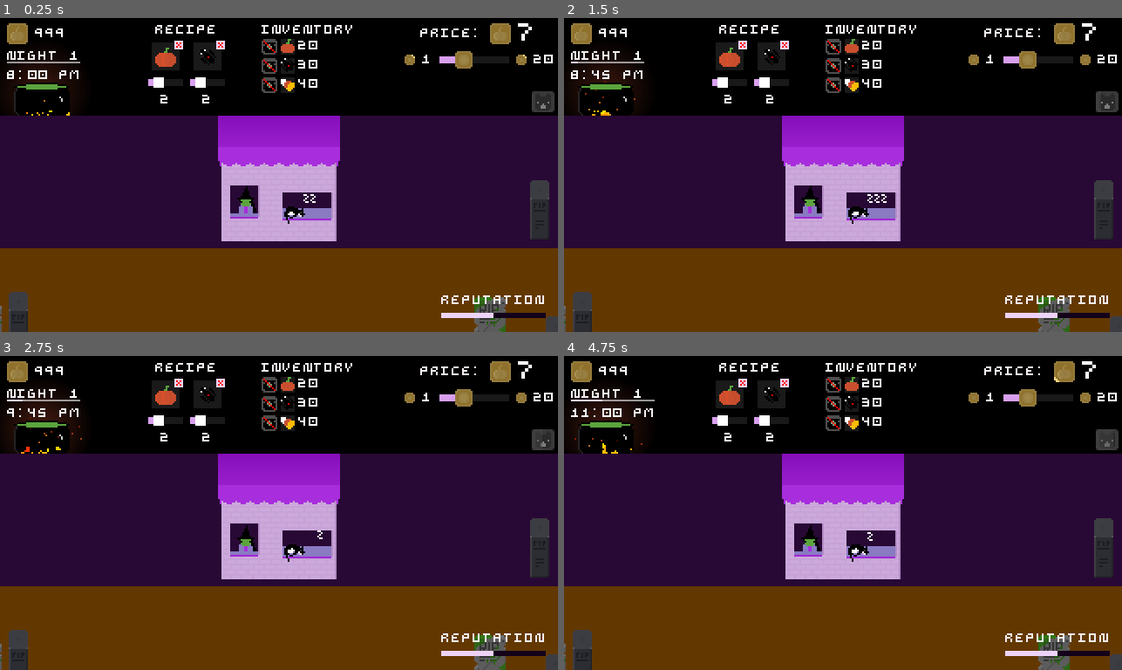
Above: before the commit, frames 1-4 (two rows, left to right).
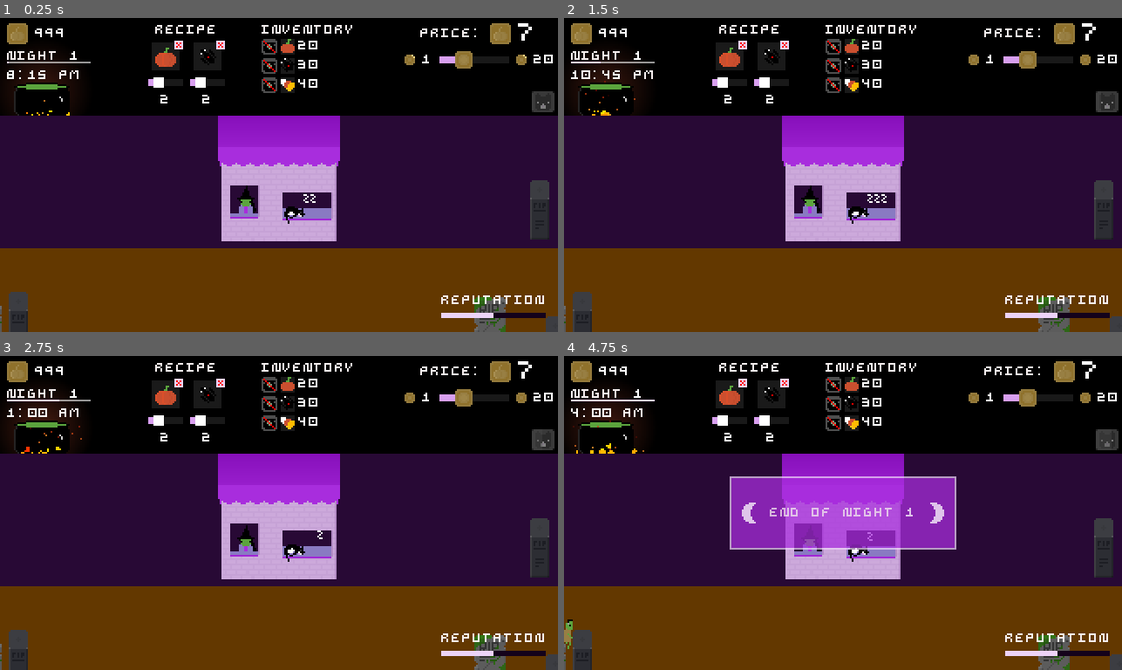
Above: after the commit, the same moments.

Repository: ehj37/Godot-Wild-Jam-92
Game: Godot game, scene res://night.tscn
Same seed, same stepped clock (60 frames per second), same inputs: the game is played once before the commit and once after it. Sound files missing from this copy of the repository are replaced by a short silence.
Inputs (mouse positions are in pixels of both pictures, inside the frame that each line leads up to):
- Up to frame 1 (0.25 s): no input
- Up to frame 2 (1.5 s): click (742, 46) at 0.52 s; click (742, 46) at 1.27 s
- Up to frame 3 (2.75 s): click (178, 384) at 2.02 s
- Up to frame 4 (4.75 s): move the mouse to (965, 497) at 2.77 s; click (965, 497) at 2.92 s; move the mouse to (731, 528) at 3.52 s; click (731, 528) at 3.67 s; move the mouse to (898, 443) at 4.27 s; click (898, 443) at 4.42 s

The runs differ from the first frame. In frame 1, less than 0.1% of the frame differs, in the area x 1-17%, y 13-20%; in frame 2, 0.2%; in frame 3, 0.1%; in frame 4, 8.2%, in the area x 0-89%, y 6-94%.

Commit message:
Add upcoming night preview overlay

Diff:
--- a/scenes/activity_log_widget/log_entries/customer_feedback_entry/customer_feedback_entry.tscn
+++ b/scenes/activity_log_widget/log_entries/customer_feedback_entry/customer_feedback_entry.tscn
@@ -2,9 +2,9 @@
 
 [ext_resource type="Theme" uid="uid://cs413tywp86m5" path="res://themes/arne.tres" id="1_2v8l1"]
 [ext_resource type="Script" uid="uid://8cgrwdyu7h1s" path="res://scenes/activity_log_widget/log_entries/customer_feedback_entry/customer_feedback_entry.gd" id="1_mx82c"]
-[ext_resource type="PackedScene" uid="uid://ducpr603fuubk" path="res://scenes/activity_log_widget/log_entries/customer_icon/frank_icon.tscn" id="3_mj4xy"]
-[ext_resource type="PackedScene" uid="uid://b80lbgas3ddb" path="res://scenes/activity_log_widget/log_entries/customer_icon/skelly_icon.tscn" id="4_0agca"]
-[ext_resource type="PackedScene" uid="uid://fmd5giqhlfs3" path="res://scenes/activity_log_widget/log_entries/customer_icon/phantom_icon.tscn" id="5_6r4am"]
+[ext_resource type="PackedScene" uid="uid://ducpr603fuubk" path="res://scenes/customer_icon/frank_icon.tscn" id="3_mj4xy"]
+[ext_resource type="PackedScene" uid="uid://b80lbgas3ddb" path="res://scenes/customer_icon/skelly_icon.tscn" id="4_0agca"]
+[ext_resource type="PackedScene" uid="uid://fmd5giqhlfs3" path="res://scenes/customer_icon/phantom_icon.tscn" id="5_6r4am"]
 
 [node name="CustomerFeedbackEntry" type="HBoxContainer" unique_id=1025627229]
 theme = ExtResource("1_2v8l1")
--- a/scenes/activity_log_widget/log_entries/customer_tip_entry/customer_tip_entry.tscn
+++ b/scenes/activity_log_widget/log_entries/customer_tip_entry/customer_tip_entry.tscn
@@ -2,9 +2,9 @@
 
 [ext_resource type="Theme" uid="uid://cs413tywp86m5" path="res://themes/arne.tres" id="1_smd76"]
 [ext_resource type="Script" uid="uid://dd1xokootg3jb" path="res://scenes/activity_log_widget/log_entries/customer_tip_entry/customer_tip_entry.gd" id="1_vb6bq"]
-[ext_resource type="PackedScene" uid="uid://ducpr603fuubk" path="res://scenes/activity_log_widget/log_entries/customer_icon/frank_icon.tscn" id="2_5yxdr"]
-[ext_resource type="PackedScene" uid="uid://fmd5giqhlfs3" path="res://scenes/activity_log_widget/log_entries/customer_icon/phantom_icon.tscn" id="3_26kha"]
-[ext_resource type="PackedScene" uid="uid://b80lbgas3ddb" path="res://scenes/activity_log_widget/log_entries/customer_icon/skelly_icon.tscn" id="4_smd76"]
+[ext_resource type="PackedScene" uid="uid://ducpr603fuubk" path="res://scenes/customer_icon/frank_icon.tscn" id="2_5yxdr"]
+[ext_resource type="PackedScene" uid="uid://fmd5giqhlfs3" path="res://scenes/customer_icon/phantom_icon.tscn" id="3_26kha"]
+[ext_resource type="PackedScene" uid="uid://b80lbgas3ddb" path="res://scenes/customer_icon/skelly_icon.tscn" id="4_smd76"]
 [ext_resource type="PackedScene" uid="uid://dfdmsr7q5s2fc" path="res://scenes/mini_coin_icon/mini_coin_icon.tscn" id="6_n4rv7"]
 
 [node name="CustomerTipEntry" type="HBoxContainer" unique_id=1690452898]
--- a/scenes/main_menu/main_menu.gd
+++ b/scenes/main_menu/main_menu.gd
@@ -2,6 +2,8 @@
 
 @onready var _night_packed_scene: PackedScene = preload("res://night.tscn")
 @onready var _main_buttons: VBoxContainer = $MainButtons
+@onready var _start_button: Button = $MainButtons/StartButton
+@onready var _settings_button: Button = $MainButtons/SettingsButton
 @onready var _settings_container: VBoxContainer = $SettingsContainer
 
 
@@ -9,8 +11,15 @@
 	_main_buttons.visible = true
 	_settings_container.visible = false
 
+	_start_button.disabled = true
+	_settings_button.disabled = true
+
 	ScreenFadeManager.fade_in()
 	MusicManager.fade_music_in(MusicManager.Song.SHOP)
+	await ScreenFadeManager.fade_complete
+
+	_start_button.disabled = false
+	_settings_button.disabled = false
 
 
 func _on_start_button_pressed() -> void:
@@ -20,7 +29,7 @@
 	ScreenFadeManager.fade_out()
 	MusicManager.fade_music_out(MusicManager.Song.SHOP)
 
-	await MusicManager.fade_complete
+	await ScreenFadeManager.fade_complete
 
 	var night: Night = _night_packed_scene.instantiate()
 	# Dunno how I feel about the TimeManager owning the night number. Whatever.
--- /dev/null
+++ b/scenes/night_transition_screen/calendar_button/calendar_button.tscn
@@ -0,0 +1,10 @@
+[gd_scene format=3 uid="uid://484sxre6ubqf"]
+
+[ext_resource type="Texture2D" uid="uid://0kbrxufkci8i" path="res://scenes/night_transition_screen/calendar_button/calendar_button.png" id="1_76i06"]
+[ext_resource type="Texture2D" uid="uid://c3nm52fpg3igb" path="res://scenes/night_transition_screen/calendar_button/calendar_button_pressed.png" id="2_e62v1"]
+[ext_resource type="Texture2D" uid="uid://dfmc8phkl62rf" path="res://scenes/night_transition_screen/calendar_button/calendar_button_hover.png" id="3_qec7t"]
+
+[node name="CalendarButton" type="TextureButton" unique_id=12754338]
+texture_normal = ExtResource("1_76i06")
+texture_pressed = ExtResource("2_e62v1")
+texture_hover = ExtResource("3_qec7t")
--- a/scenes/night_transition_screen/night_transition_screen.gd
+++ b/scenes/night_transition_screen/night_transition_screen.gd
@@ -17,6 +17,9 @@
 }
 
 # I should probably break this up. Will I? Probably not.
+@onready var _calendar_button: TextureButton = $CalendarButton
+@onready var _upcoming_night_overlay: UpcomingNightOverlay = $UpcomingNightOverlay
+
 # PREVIOUS NIGHT SUMMARY
 @onready var _previous_night_summary: CenterContainer = $PreviousNightSummary
 @onready var _night_number_label: Label = get_node(
@@ -113,10 +116,11 @@
 	if night_number < NightManager.MAX_NIGHT_NUMBER:
 		_shop_button.visible = true
 		_continue_button.visible = false
+		_calendar_button.visible = true
 	else:
 		_shop_button.visible = false
 		_continue_button.visible = true
-
+		_calendar_button.visible = false
 		var cups_sold: int = 0
 		for i: int in range(NightManager.MAX_NIGHT_NUMBER):
 			var night_stats_i: StatsManager.NightStats = StatsManager.get_night_stats(i)
@@ -124,6 +128,8 @@
 
 		_final_cups_sold_quantity_label.text = str(cups_sold)
 		_final_coins_quantity_label.text = str(InventoryManager.get_coins())
+
+	_upcoming_night_overlay.visible = false
 
 	_cups_sold_quantity_label.text = str(night_stats.cups_sold)
 	_coins_earned_quantity_label.text = str(night_stats.coins_earned)
@@ -238,3 +244,7 @@
 
 	_coins_remaining_quantity_label.text = str(InventoryManager.get_coins() - _get_order_cost())
 	_max_cups_quantity_label.text = str(_get_max_cups())
+
+
+func _on_calendar_button_pressed() -> void:
+	_upcoming_night_overlay.visible = true
--- a/scenes/night_transition_screen/night_transition_screen.tscn
+++ b/scenes/night_transition_screen/night_transition_screen.tscn
@@ -11,6 +11,8 @@
 [ext_resource type="PackedScene" uid="uid://c1cc3m0x0dym2" path="res://scenes/recipe_widget/recipe_widget.tscn" id="9_nn3cd"]
 [ext_resource type="PackedScene" uid="uid://cj7gg48qa5vm3" path="res://scenes/inventory_widget/inventory_slot.tscn" id="10_3fs7h"]
 [ext_resource type="PackedScene" uid="uid://db5jyn5c8xt40" path="res://scenes/reputation_widget/reputation_widget.tscn" id="11_pbtus"]
+[ext_resource type="PackedScene" uid="uid://484sxre6ubqf" path="res://scenes/night_transition_screen/calendar_button/calendar_button.tscn" id="12_h5tu1"]
+[ext_resource type="PackedScene" uid="uid://dckevdg1q0na8" path="res://scenes/night_transition_screen/upcoming_night_overlay/upcoming_night_overlay.tscn" id="13_5udxb"]
 
 [sub_resource type="StyleBoxFlat" id="StyleBoxFlat_3fs7h"]
 bg_color = Color(0.09803922, 0.09803922, 0.09803922, 0.39215687)
@@ -440,9 +442,19 @@
 [node name="ReputationWidget" parent="EndOfGameContainer/VBoxContainer" unique_id=29683973 instance=ExtResource("11_pbtus")]
 layout_mode = 2
 
+[node name="CalendarButton" parent="." unique_id=12754338 instance=ExtResource("12_h5tu1")]
+layout_mode = 0
+offset_left = 3.0
+offset_top = 169.0
+offset_right = 11.0
+offset_bottom = 177.0
+
+[node name="UpcomingNightOverlay" parent="." unique_id=1573610704 instance=ExtResource("13_5udxb")]
+
 [connection signal="pressed" from="PreviousNightSummary/VBoxContainer/ShopButton" to="." method="_on_shop_button_pressed"]
 [connection signal="pressed" from="PreviousNightSummary/VBoxContainer/ContinueButton" to="." method="_on_continue_button_pressed"]
 [connection signal="quantity_changed" from="NextNightSetupContainer/VBoxContainer/UpperSectionContainer/ShopContainer/PanelContainer/IngredientContainer/OrderedColumn/PumpkinOrderedWidget" to="." method="_on_ordered_quantity_changed"]
 [connection signal="quantity_changed" from="NextNightSetupContainer/VBoxContainer/UpperSectionContainer/ShopContainer/PanelContainer/IngredientContainer/OrderedColumn/SpiderOrderedWidget" to="." method="_on_ordered_quantity_changed"]
 [connection signal="quantity_changed" from="NextNightSetupContainer/VBoxContainer/UpperSectionContainer/ShopContainer/PanelContainer/IngredientContainer/OrderedColumn/CornOrderedWidget" to="." method="_on_ordered_quantity_changed"]
 [connection signal="pressed" from="NextNightSetupContainer/VBoxContainer/StartNightButton" to="." method="_on_start_night_button_pressed"]
+[connection signal="pressed" from="CalendarButton" to="." method="_on_calendar_button_pressed"]
--- /dev/null
+++ b/scenes/night_transition_screen/upcoming_night_overlay/night_preview/night_preview.gd
@@ -0,0 +1,65 @@
+class_name NightPreview
+
+extends VBoxContainer
+
+enum SpawnAmount { MANY, SOME, NONE }
+
+# Hardcoding these all hurts my soul, but is what it is.
+const _NIGHT_NUMBER_TO_FRANK_SPAWN_AMOUNT: Dictionary = {
+	1: SpawnAmount.MANY,
+	2: SpawnAmount.MANY,
+	3: SpawnAmount.SOME,
+	4: SpawnAmount.SOME,
+	5: SpawnAmount.MANY,
+	6: SpawnAmount.NONE,
+	7: SpawnAmount.MANY,
+}
+const _NIGHT_NUMBER_TO_SKELLY_SPAWN_AMOUNT: Dictionary = {
+	1: SpawnAmount.SOME,
+	2: SpawnAmount.NONE,
+	3: SpawnAmount.MANY,
+	4: SpawnAmount.SOME,
+	5: SpawnAmount.NONE,
+	6: SpawnAmount.MANY,
+	7: SpawnAmount.MANY,
+}
+const _NIGHT_NUMBER_TO_PHANTOM_SPAWN_AMOUNT: Dictionary = {
+	1: SpawnAmount.NONE,
+	2: SpawnAmount.SOME,
+	3: SpawnAmount.MANY,
+	4: SpawnAmount.SOME,
+	5: SpawnAmount.MANY,
+	6: SpawnAmount.MANY,
+	7: SpawnAmount.MANY,
+}
+
+var night_number: int
+
+@onready var _night_number_label: Label = $HeaderLabelContainer/NightNumberLabel
+@onready var _frank_spawn_amount_label: Label = $FrankRow/SpawnAmountLabel
+@onready var _skelly_spawn_amount_label: Label = $SkellyRow/SpawnAmountLabel
+@onready var _phantom_spawn_amount_label: Label = $PhantomRow/SpawnAmountLabel
+
+
+func _ready() -> void:
+	_night_number_label.text = str(night_number)
+
+	var frank_spawn_amount: SpawnAmount = _NIGHT_NUMBER_TO_FRANK_SPAWN_AMOUNT.get(night_number)
+	_frank_spawn_amount_label.text = _spawn_amount_to_text(frank_spawn_amount)
+	var skelly_spawn_amount: SpawnAmount = _NIGHT_NUMBER_TO_SKELLY_SPAWN_AMOUNT.get(night_number)
+	_skelly_spawn_amount_label.text = _spawn_amount_to_text(skelly_spawn_amount)
+	var phantom_spawn_amount: SpawnAmount = _NIGHT_NUMBER_TO_PHANTOM_SPAWN_AMOUNT.get(night_number)
+	_phantom_spawn_amount_label.text = _spawn_amount_to_text(phantom_spawn_amount)
+
+
+func _spawn_amount_to_text(spawn_amount: SpawnAmount) -> String:
+	var text: String
+	match spawn_amount:
+		SpawnAmount.MANY:
+			text = "MANY"
+		SpawnAmount.SOME:
+			text = "SOME"
+		SpawnAmount.NONE:
+			text = "NONE"
+
+	return text
--- /dev/null
+++ b/scenes/night_transition_screen/upcoming_night_overlay/night_preview/night_preview.tscn
@@ -0,0 +1,57 @@
+[gd_scene format=3 uid="uid://c0hjq88x5135e"]
+
+[ext_resource type="Theme" uid="uid://cs413tywp86m5" path="res://themes/arne.tres" id="1_cjpwu"]
+[ext_resource type="Script" uid="uid://dvlaaxd08lqri" path="res://scenes/night_transition_screen/upcoming_night_overlay/night_preview/night_preview.gd" id="1_i33x0"]
+[ext_resource type="PackedScene" uid="uid://ducpr603fuubk" path="res://scenes/customer_icon/frank_icon.tscn" id="3_c41e2"]
+[ext_resource type="PackedScene" uid="uid://b80lbgas3ddb" path="res://scenes/customer_icon/skelly_icon.tscn" id="4_4b12p"]
+[ext_resource type="PackedScene" uid="uid://fmd5giqhlfs3" path="res://scenes/customer_icon/phantom_icon.tscn" id="5_4ctby"]
+
+[node name="NightPreview" type="VBoxContainer" unique_id=795955593]
+theme = ExtResource("1_cjpwu")
+script = ExtResource("1_i33x0")
+
+[node name="HeaderLabelContainer" type="HBoxContainer" parent="." unique_id=724084552]
+layout_mode = 2
+theme_override_constants/separation = 0
+alignment = 1
+
+[node name="NightLabel" type="Label" parent="HeaderLabelContainer" unique_id=2001296721]
+layout_mode = 2
+text = "NIGHT "
+
+[node name="NightNumberLabel" type="Label" parent="HeaderLabelContainer" unique_id=1633883671]
+layout_mode = 2
+text = "999"
+
+[node name="FrankRow" type="HBoxContainer" parent="." unique_id=1062440604]
+layout_mode = 2
+size_flags_horizontal = 4
+
+[node name="FrankIcon" parent="FrankRow" unique_id=649523763 instance=ExtResource("3_c41e2")]
+layout_mode = 2
+
+[node name="SpawnAmountLabel" type="Label" parent="FrankRow" unique_id=510675576]
+layout_mode = 2
+text = "MANY"
+
+[node name="SkellyRow" type="HBoxContainer" parent="." unique_id=300890023]
+layout_mode = 2
+size_flags_horizontal = 4
+
+[node name="SkellyIcon" parent="SkellyRow" unique_id=1286100250 instance=ExtResource("4_4b12p")]
+layout_mode = 2
+
+[node name="SpawnAmountLabel" type="Label" parent="SkellyRow" unique_id=1590394047]
+layout_mode = 2
+text = "SOME"
+
+[node name="PhantomRow" type="HBoxContainer" parent="." unique_id=275606896]
+layout_mode = 2
+size_flags_horizontal = 4
+
+[node name="PhantomIcon" parent="PhantomRow" unique_id=1527379710 instance=ExtResource("5_4ctby")]
+layout_mode = 2
+
+[node name="SpawnAmountLabel" type="Label" parent="PhantomRow" unique_id=1322760482]
+layout_mode = 2
+text = "NONE"
--- /dev/null
+++ b/scenes/night_transition_screen/upcoming_night_overlay/upcoming_night_overlay.gd
@@ -0,0 +1,27 @@
+class_name UpcomingNightOverlay
+
+extends CanvasLayer
+
+const LOOKAHEAD_AMOUNT: int = 2
+
+@onready var _night_preview_packed_scene: PackedScene = preload(
+	"res://scenes/night_transition_screen/upcoming_night_overlay/night_preview/night_preview.tscn"
+)
+@onready var _night_preview_container: VBoxContainer = get_node(
+	"Control/CenterContainer/VBoxContainer/PanelContainer/NightPreviewContainer"
+)
+
+
+func _ready() -> void:
+	var night_number: int = TimeManager.get_night_number()
+	for i: int in LOOKAHEAD_AMOUNT:
+		var lookahead_value: int = i + 1
+		var preview_night_number: int = night_number + lookahead_value
+		if preview_night_number <= NightManager.MAX_NIGHT_NUMBER:
+			var night_preview: NightPreview = _night_preview_packed_scene.instantiate()
+			night_preview.night_number = preview_night_number
+			_night_preview_container.add_child(night_preview)
+
+
+func _on_close_button_pressed() -> void:
+	visible = false
--- /dev/null
+++ b/scenes/night_transition_screen/upcoming_night_overlay/upcoming_night_overlay.tscn
@@ -0,0 +1,62 @@
+[gd_scene format=3 uid="uid://dckevdg1q0na8"]
+
+[ext_resource type="Theme" uid="uid://cs413tywp86m5" path="res://themes/arne.tres" id="1_ao28l"]
+[ext_resource type="Script" uid="uid://c7h16kb3lwfl8" path="res://scenes/night_transition_screen/upcoming_night_overlay/upcoming_night_overlay.gd" id="1_nfv4n"]
+
+[sub_resource type="StyleBoxFlat" id="StyleBoxFlat_ao28l"]
+bg_color = Color(0.65882355, 0.1764706, 0.8666667, 1)
+border_width_left = 1
+border_width_top = 1
+border_width_right = 1
+border_width_bottom = 1
+border_color = Color(0.92941177, 0.827451, 0.972549, 1)
+expand_margin_left = 1.0
+expand_margin_top = 1.0
+expand_margin_right = 1.0
+expand_margin_bottom = 1.0
+
+[node name="UpcomingNightOverlay" type="CanvasLayer" unique_id=1573610704]
+script = ExtResource("1_nfv4n")
+
+[node name="ColorRect" type="ColorRect" parent="." unique_id=1467144562]
+custom_minimum_size = Vector2(320, 180)
+offset_right = 320.0
+offset_bottom = 180.0
+mouse_filter = 2
+color = Color(0.019607844, 0.019607844, 0.019607844, 0.9411765)
+
+[node name="Control" type="Control" parent="." unique_id=1944376196]
+layout_mode = 3
+anchors_preset = 0
+offset_right = 40.0
+offset_bottom = 40.0
+theme = ExtResource("1_ao28l")
+
+[node name="CenterContainer" type="CenterContainer" parent="Control" unique_id=1620555539]
+custom_minimum_size = Vector2(320, 180)
+layout_mode = 0
+offset_right = 320.0
+offset_bottom = 180.0
+
+[node name="VBoxContainer" type="VBoxContainer" parent="Control/CenterContainer" unique_id=1090293932]
+layout_mode = 2
+
+[node name="CloseButton" type="Button" parent="Control/CenterContainer/VBoxContainer" unique_id=1993941230]
+layout_mode = 2
+size_flags_horizontal = 4
+theme_override_colors/font_color = Color(0.8745098, 0, 0.8745098, 1)
+text = "CLOSE"
+
+[node name="PanelContainer" type="PanelContainer" parent="Control/CenterContainer/VBoxContainer" unique_id=449320005]
+layout_mode = 2
+theme_override_styles/panel = SubResource("StyleBoxFlat_ao28l")
+
+[node name="NightPreviewContainer" type="VBoxContainer" parent="Control/CenterContainer/VBoxContainer/PanelContainer" unique_id=1411088062]
+layout_mode = 2
+theme_override_constants/separation = 8
+
+[node name="Label" type="Label" parent="Control/CenterContainer/VBoxContainer/PanelContainer/NightPreviewContainer" unique_id=1260140914]
+layout_mode = 2
+text = "UPCOMING NIGHTS:"
+
+[connection signal="pressed" from="Control/CenterContainer/VBoxContainer/CloseButton" to="." method="_on_close_button_pressed"]
--- a/scenes/status_widget/status_widget.tscn
+++ b/scenes/status_widget/status_widget.tscn
@@ -38,12 +38,13 @@
 text = "999"
 
 [node name="NightContainer" type="VBoxContainer" parent="VBoxContainer" unique_id=1457689879]
+custom_minimum_size = Vector2(48, 0)
 layout_mode = 2
 theme_override_constants/separation = 0
 
 [node name="NightNumberLabel" type="Label" parent="VBoxContainer/NightContainer" unique_id=1795987588]
 layout_mode = 2
-text = "NIGHT 999"
+text = "NIGHT 9"
 
 [node name="NightProgressBar" type="ProgressBar" parent="VBoxContainer/NightContainer" unique_id=990181243]
 layout_mode = 2
@@ -57,4 +58,4 @@
 
 [node name="TimeLabel" type="Label" parent="VBoxContainer/TimeContainer" unique_id=1373321023]
 layout_mode = 2
-text = "9:99 PM"
+text = "99:99 PM"
--- a/scripts/time_manager.gd
+++ b/scripts/time_manager.gd
@@ -9,7 +9,7 @@
 const STARTING_MINUTE: int = 00
 const ENDING_HOUR: int = 4
 const ENDING_MINUTE: int = 00
-const SECONDS_PER_HOUR: float = 1.5  #15.0
+const SECONDS_PER_HOUR: float = 0.5  #15.0
 
 var _night_time_range: TimeRange = TimeRange.new().initialize(
 	STARTING_HOUR, STARTING_MINUTE, ENDING_HOUR, ENDING_MINUTE
Not shown, removed: scenes/activity_log_widget/log_entries/customer_icon/frank_icon.aseprite.import
Not shown, removed: scenes/activity_log_widget/log_entries/customer_icon/phantom_icon.aseprite.import
Not shown, removed: scenes/activity_log_widget/log_entries/customer_icon/skelly_icon.aseprite.import
Renamed: scenes/activity_log_widget/log_entries/customer_icon/frank_icon.aseprite -> scenes/customer_icon/frank_icon.aseprite
Not shown, added: scenes/customer_icon/frank_icon.aseprite.import
Renamed: scenes/activity_log_widget/log_entries/customer_icon/frank_icon.tscn -> scenes/customer_icon/frank_icon.tscn
Renamed: scenes/activity_log_widget/log_entries/customer_icon/phantom_icon.aseprite -> scenes/customer_icon/phantom_icon.aseprite
Not shown, added: scenes/customer_icon/phantom_icon.aseprite.import
Renamed: scenes/activity_log_widget/log_entries/customer_icon/phantom_icon.tscn -> scenes/customer_icon/phantom_icon.tscn
Renamed: scenes/activity_log_widget/log_entries/customer_icon/skelly_icon.aseprite -> scenes/customer_icon/skelly_icon.aseprite
Not shown, added: scenes/customer_icon/skelly_icon.aseprite.import
Renamed: scenes/activity_log_widget/log_entries/customer_icon/skelly_icon.tscn -> scenes/customer_icon/skelly_icon.tscn
(and 14 more such lines)
